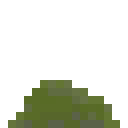
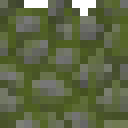
The second 128 × 128 image is a revision of the first. Changes to its layers:
hid "rock" over <box>8,80,120,128</box>
added layer "Top" above "Regular" over <box>0,0,128,128</box>
